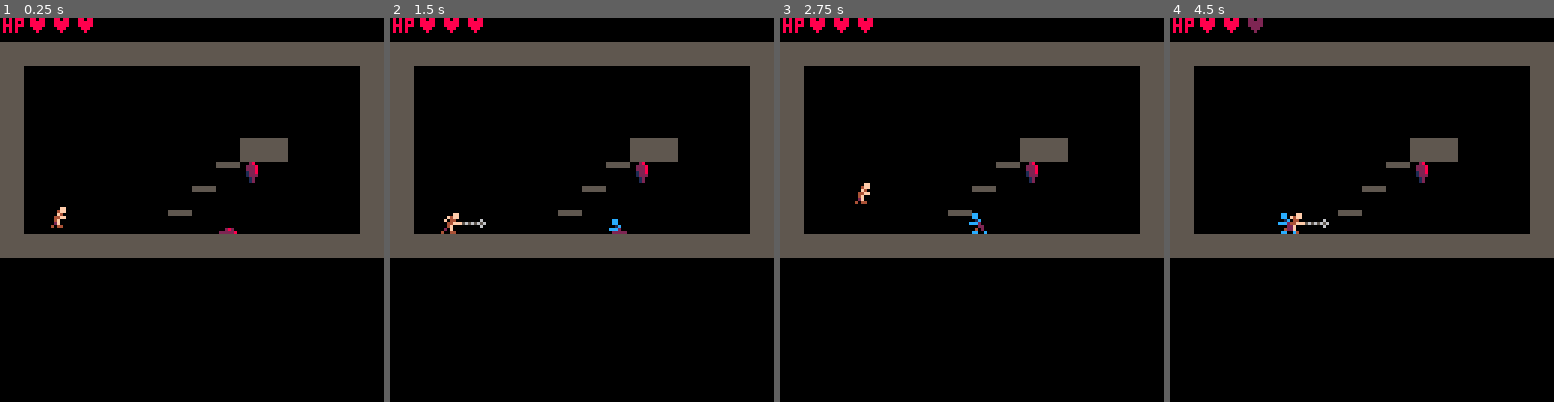
Above: before the commit, frames 1-4 (left to right).
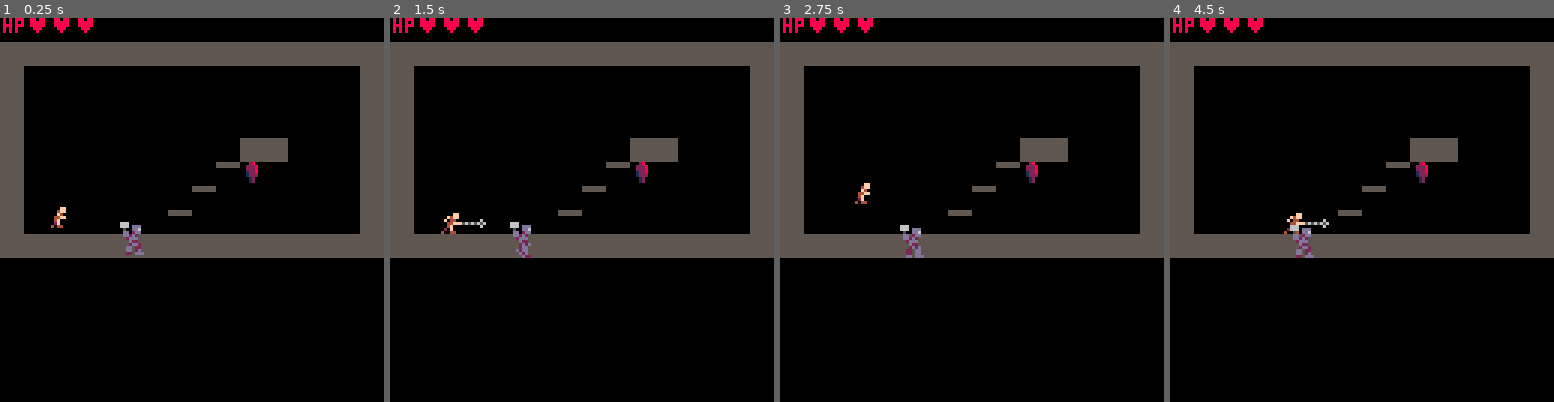
Above: after the commit, the same moments.

Repository: AddisonMink/fortrebosque
Game: PICO-8 cartridge main.p8
Same seed, same stepped clock (60 frames per second), same inputs: the game is played once before the commit and once after it.
Inputs:
- Up to frame 1 (0.25 s): no input
- Up to frame 2 (1.5 s): tap X (X key) at 0.33, 1.07 s; tap O (Z key) at 0.7 s
- Up to frame 3 (2.75 s): hold Right 1.6-2.1 s; tap O (Z key) at 1.7, 2.1, 2.5 s; tap X (X key) at 1.85 s; hold Right from 2.47 s (still down)
- Up to frame 4 (4.5 s): tap O (Z key) every 0.4 s from 2.9 to 4.1 s; tap X (X key) at 2.97, 4.08 s; release Right at 3.03 s; hold Left 3.08-3.58 s; hold Right from 4.02 s (still down)

The runs differ from the first frame. In frame 1, 0.3% of the frame differs, in the area x 31-62%, y 53-62%; in frame 2, 0.4%; in frame 3, 0.4%; in frame 4, 0.5%, in the area x 20-38%, y 0-63%.

Commit message:
add knight.

Diff:
--- /dev/null
+++ b/knight.lua
@@ -0,0 +1,8 @@
+function knight_new(x, y)
+    local walk_anim = { frames = { 34, 35, 36, 35 }, fps = 1, tall = true }
+
+    return {
+        body = body_new(x, y - 8, 0, 0, 1, true),
+        anim = walk_anim
+    }
+end
--- a/main.p8
+++ b/main.p8
@@ -6,6 +6,7 @@
 #include player.lua
 #include zombie.lua
 #include bat.lua
+#include knight.lua
 #include room.lua
 
 room = room_load(0, 0, player)
@@ -189,7 +198,7 @@
 2000000000000000000020200000002000000000000000000000000000000000000000000000000000000000000000000000000000000000000000000000001100000000000000000000000000000000000000000000000000000000000000000000000000000000000000000000000000000000000000000000000000000000
 2000000000000000002109000000002000000000000000000000000000000000000000000000000000000000000000000000000000000000000000000000001100000000000000000000000000000000000000000000000000000000000000000000000000000000000000000000000000000000000000000000000000000000
 2000000000000000210000000000002000000000000000000000000000000000000000000000000000000000000000000000000000000000000000000000001100000000000000000000000000000000000000000000000000000000000000000000000000000000000000000000000000000000000000000000000000000000
-2000000000000021001700000000002000000000000000000000000000000000000000000000000000000000000000000000000000000000000000000000001100000000000000000000000000000000000000000000000000000000000000000000000000000000000000000000000000000000000000000000000000000000
+2000000000010021000000000000002000000000000000000000000000000000000000000000000000000000000000000000000000000000000000000000001100000000000000000000000000000000000000000000000000000000000000000000000000000000000000000000000000000000000000000000000000000000
 2020202020202020202020202020202000000000000000000000000000000000000000000000000000000000000000000000000000000000000000000000002200000000000000000000000000000000000000000000000000000000000000000000000000000000000000000000000000000000000000000000000000000000
 3033333033330000303020202020202000000000000000000000000000000000000000000000000000000000000000000000000000000000000000000000003300000000000000000000000000000000000000000000000000000000000000000000000000000000000000000000000000000000000000000000000000000000
 3033333000003131302000000000002000000000000000000000000000000000000000000000000000000000000000000000000000000000000000000000002a00000000000000000000000000000000000000000000000000000000000000000000000000000000000000000000000000000000000000000000000000000000
--- a/room.lua
+++ b/room.lua
@@ -1,5 +1,6 @@
 function room_load(rx, ry, player)
     local tile_to_spawner_map = {
+        [1] = knight_new,
         [23] = zombie_new,
         [9] = bat_new
     }
--- a/system.lua
+++ b/system.lua
@@ -190,6 +190,11 @@
     i = flr(i) % n + 1
     s = a.frames[i]
     f = body.facing < 0
-    spr(s, body.x, body.y, 1, 1, f)
+
+    if a.tall then
+        spr(s, body.x, body.y, 1, 2, f)
+    else
+        spr(s, body.x, body.y, 1, 1, f)
+    end
 end
 -- #endregion
Not shown, changed: 28 lines of the sprite sheet (__gfx__) section of main.p8
